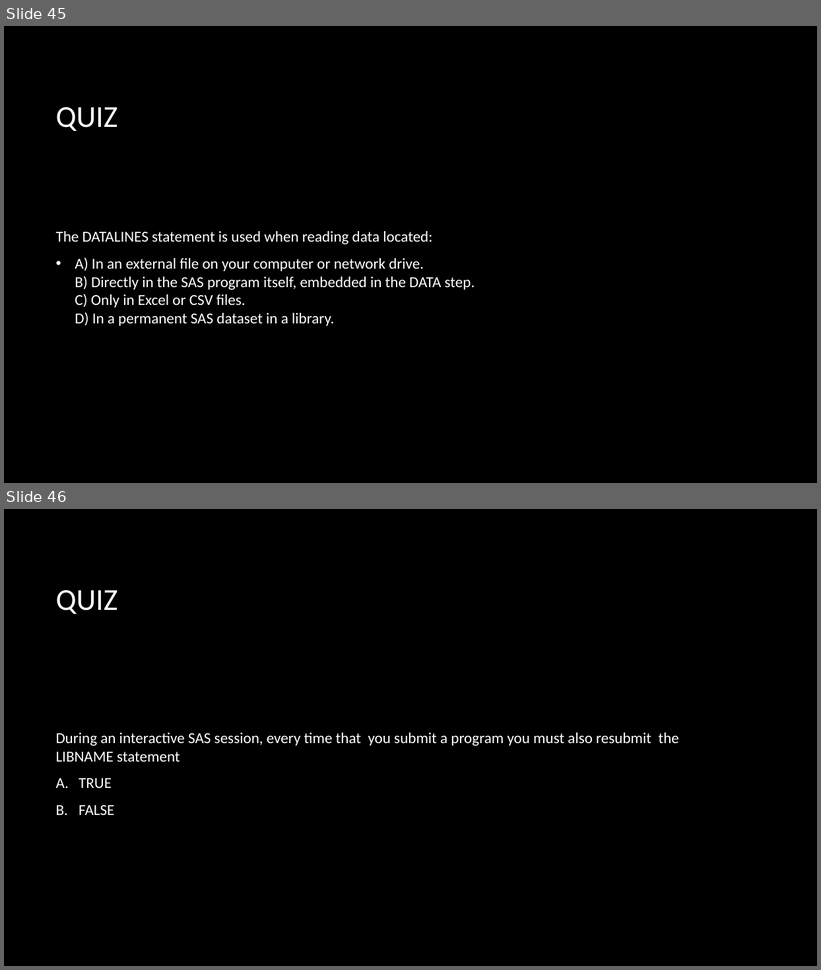
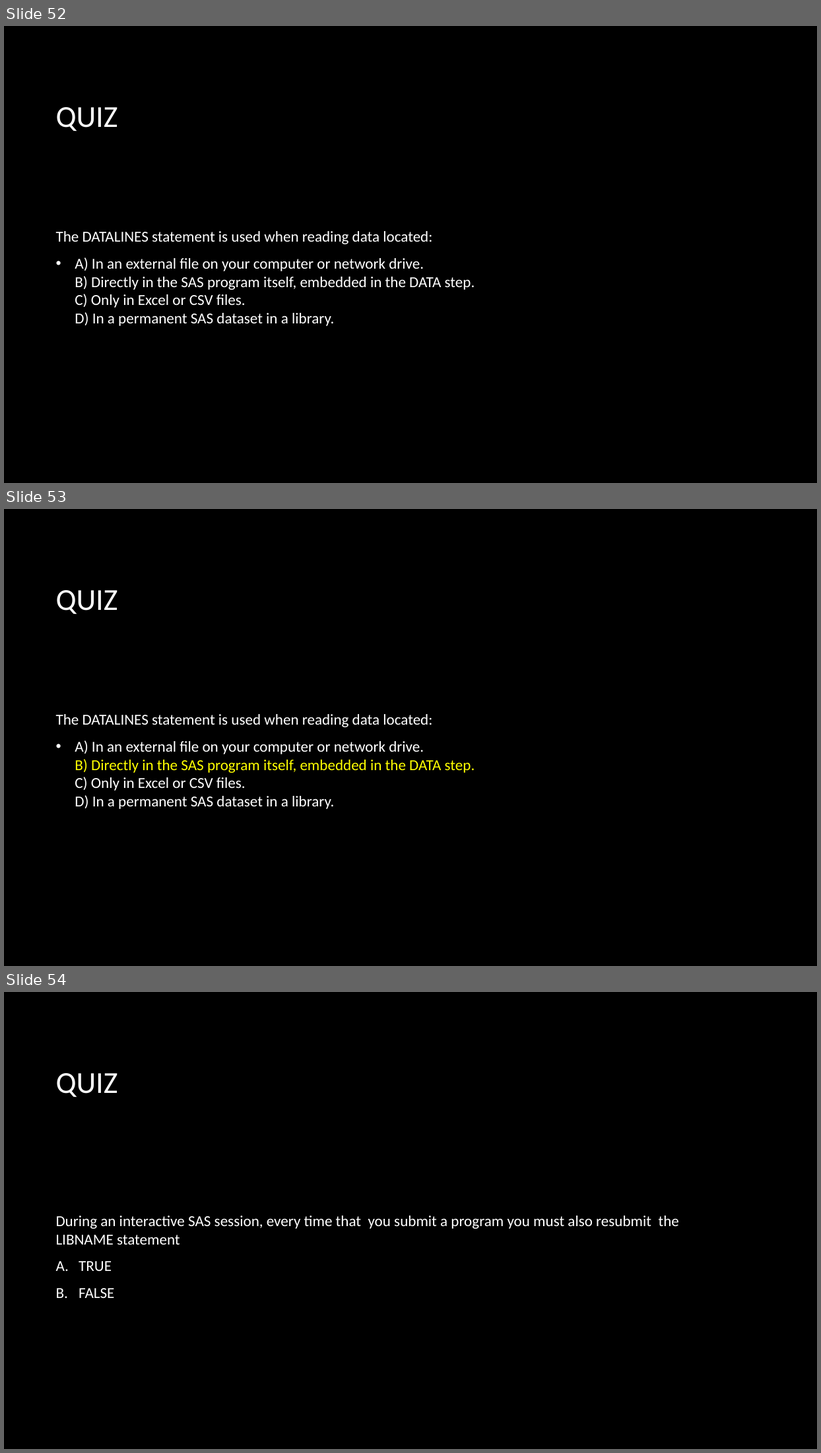
Before and after one commit to kgfitzgerald/stat-7500, a slide deck: files/slides/SAS2.pptx. Shown one above the other, each under a label of ours: slides 45 and 46 before the commit, slides 52, 53 and 54 after it. The pictures are 821x970 and 821x1453 pixels, drawn with LibreOffice and Linux fonts; fonts in the diff are those of the drawing; background and template pictures are left out. Boxes give left, top, right and bottom in pixels: in the first picture for what was removed or moved away, otherwise in the second. Text is boxed around its words. In the diff, an @@ line names an element or a change of style, - is before the commit and + after.

```diff
--- a/files/slides/SAS2.pptx
+++ b/files/slides/SAS2.pptx
@@ slide 53 added at [4,509,817,966], background picture (left out) @@
@@ title added at [56,590,118,614], 36 pt, text #FFFFFF @@
+QUIZ
@@ text added at [56,714,475,809], 18 pt, text #FFFFFF @@
+The DATALINES statement is used when reading data located:
+• A) In an external file on your computer or network drive.
+  B) Directly in the SAS program itself, embedded in the DATA step.
+  C) Only in Excel or CSV files.
+  D) In a permanent SAS dataset in a library.
@@ what was slide 45 is now slide 52 @@
@@ what was slide 46 is now slide 54 @@
```
Also in this commit, not shown: 9 other slides added, 5 other files.
